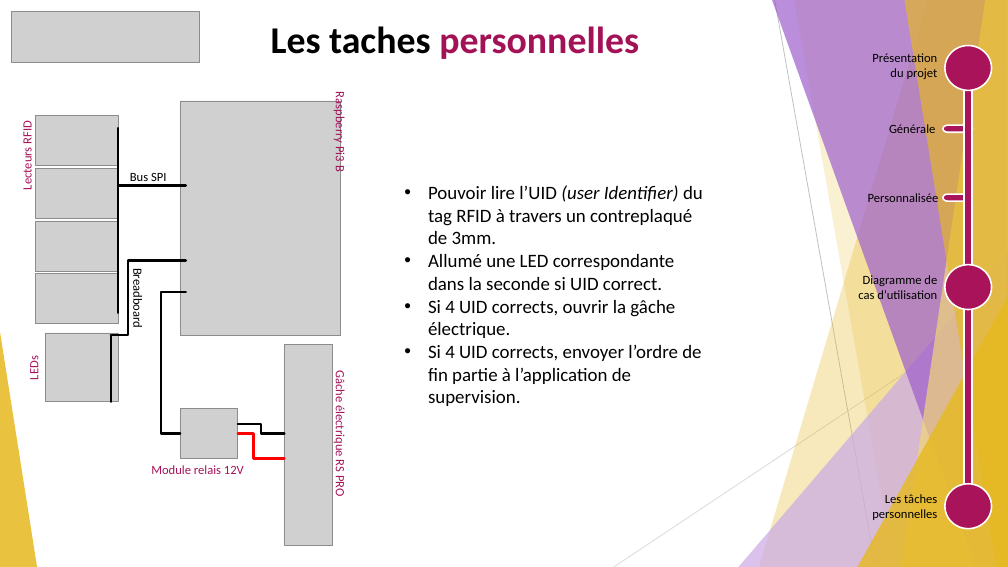
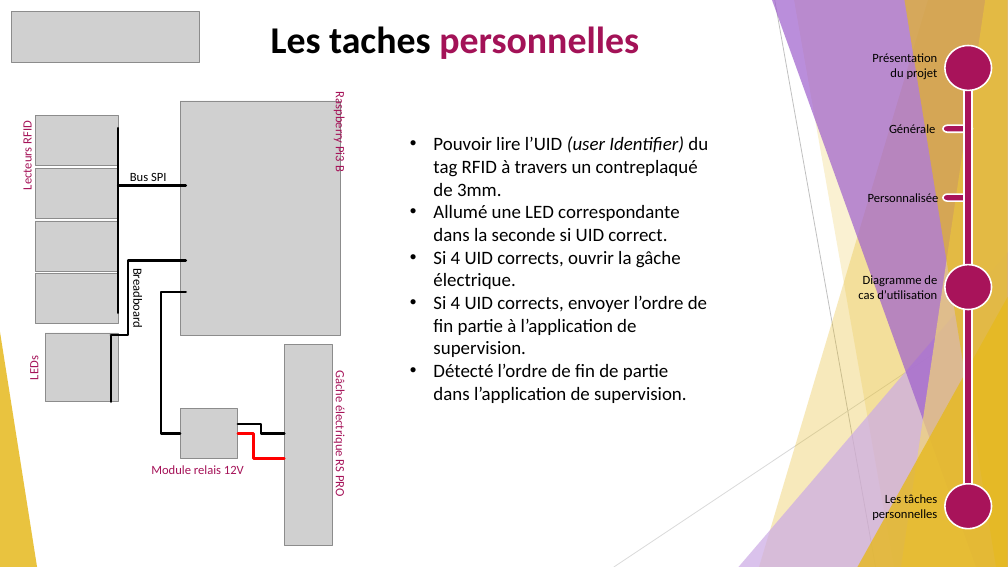
Before and after one commit to GuiguiMvn/Systeme-Escape-Game-Telethon, a slide deck: slide 6 of Guillaume/Documents/Revue 1 de projet étudiant 1 Escape Game Téléthon.pptx. Drawn at 1008x567 pixels with LibreOffice and Linux fonts; fonts in the diff are those of the drawing; grey boxes stand for pictures. Boxes give left, top, right and bottom in pixels: in the first picture for what was removed or moved away, otherwise in the second. Text is boxed around its words. In the diff, an @@ line names an element or a change of style, - is before the commit and + after.

```diff
--- a/Guillaume/Documents/Revue 1 de projet étudiant 1 Escape Game Téléthon.pptx
+++ b/Guillaume/Documents/Revue 1 de projet étudiant 1 Escape Game Téléthon.pptx
@@ text "Pouvoir lire l’UID (user Identifier) ...": place and size @@
-text "Pouvoir lire l’UID (user Identifier) ..." at [428, 185, 703, 406]
+text "Pouvoir lire l’UID (user Identifier) ..." at [433, 136, 708, 403]
@@ text at [433, 364, 687, 403]: paragraph added @@
+• Détecté l’ordre de fin de partie dans l’application de supervision.
```
Also in this commit, not shown: 1 other slide changed, 1 other file.
